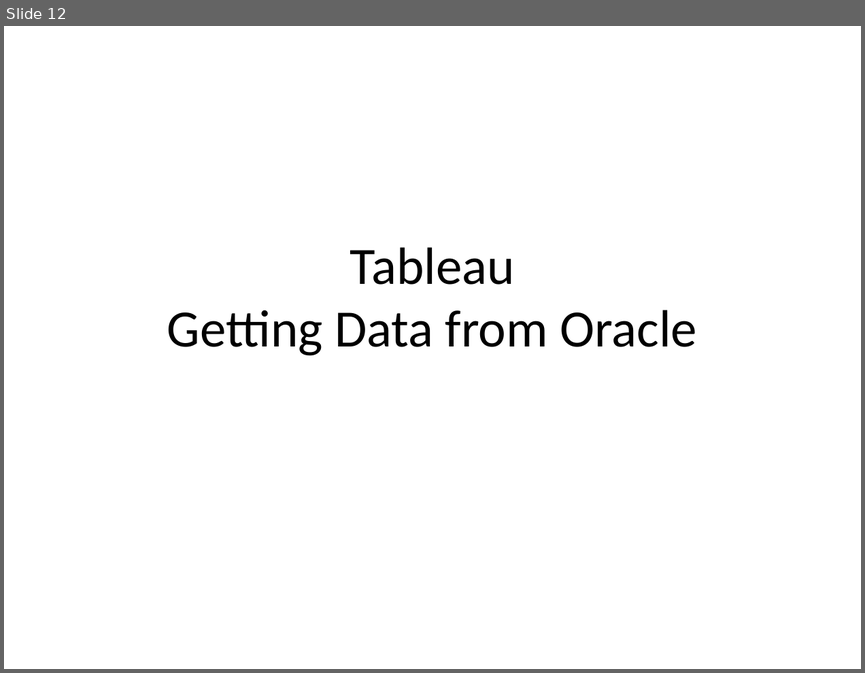
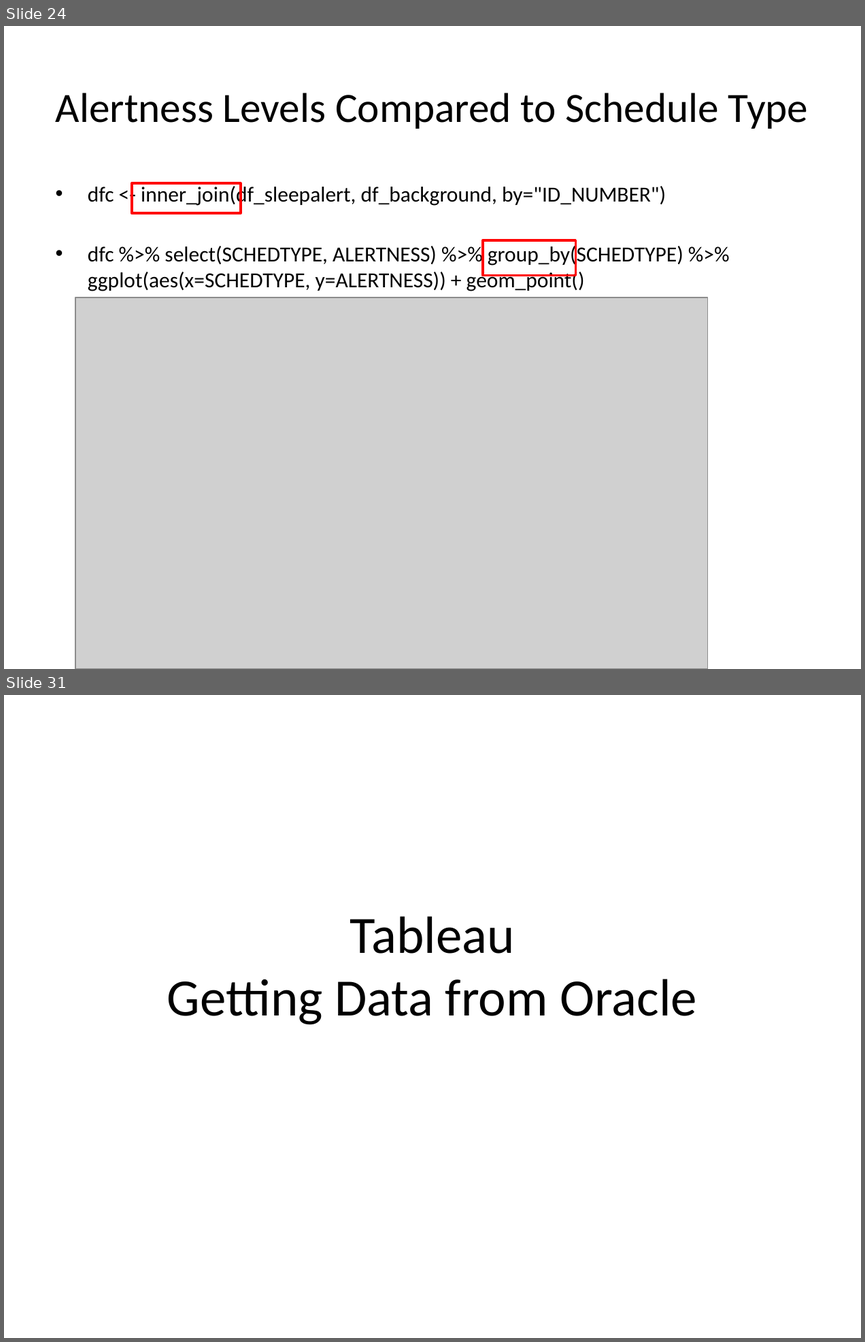
Before and after one commit to andreanc223/DV_FinalProject, a slide deck: 00 Doc/Presentation.pptx. Shown one above the other, each under a label of ours: slide 12 before the commit, slides 24 and 31 after it; the slides between them are not shown. The pictures are 865x673 and 865x1342 pixels, drawn with LibreOffice and Linux fonts; fonts in the diff are those of the drawing; grey boxes stand for pictures. Boxes give left, top, right and bottom in pixels: in the first picture for what was removed or moved away, otherwise in the second. Text is boxed around its words. In the diff, an @@ line names an element or a change of style, - is before the commit and + after.

```diff
--- a/00 Doc/Presentation.pptx
+++ b/00 Doc/Presentation.pptx
@@ slide 24 added at (4, 26, 861, 669), background #FFFFFF @@
@@ title added at (56, 93, 808, 129), 35 pt, text #000000 @@
+Alertness Levels Compared to Schedule Type
@@ text added at (88, 183, 683, 291), 18 pt, text #000000 @@
+• dfc <- inner_join(df_sleepalert, df_background, by="ID_NUMBER")
+• dfc %>% select(SCHEDTYPE, ALERTNESS) %>% group_by(SCHEDTYPE) %>% ggplot(aes(x=SCHEDTYPE, y=ALERTNESS)) + geom_point()
@@ rectangle added at (132, 183, 241, 213), outline #FF0000 2 pt @@
@@ rectangle added at (483, 240, 575, 276), outline #FF0000 2 pt @@
@@ picture added at (75, 297, 707, 669) @@
@@ what was slide 12 is now slide 31 @@
```
Also in this commit, not shown: 18 other slides added, 8 other files.
